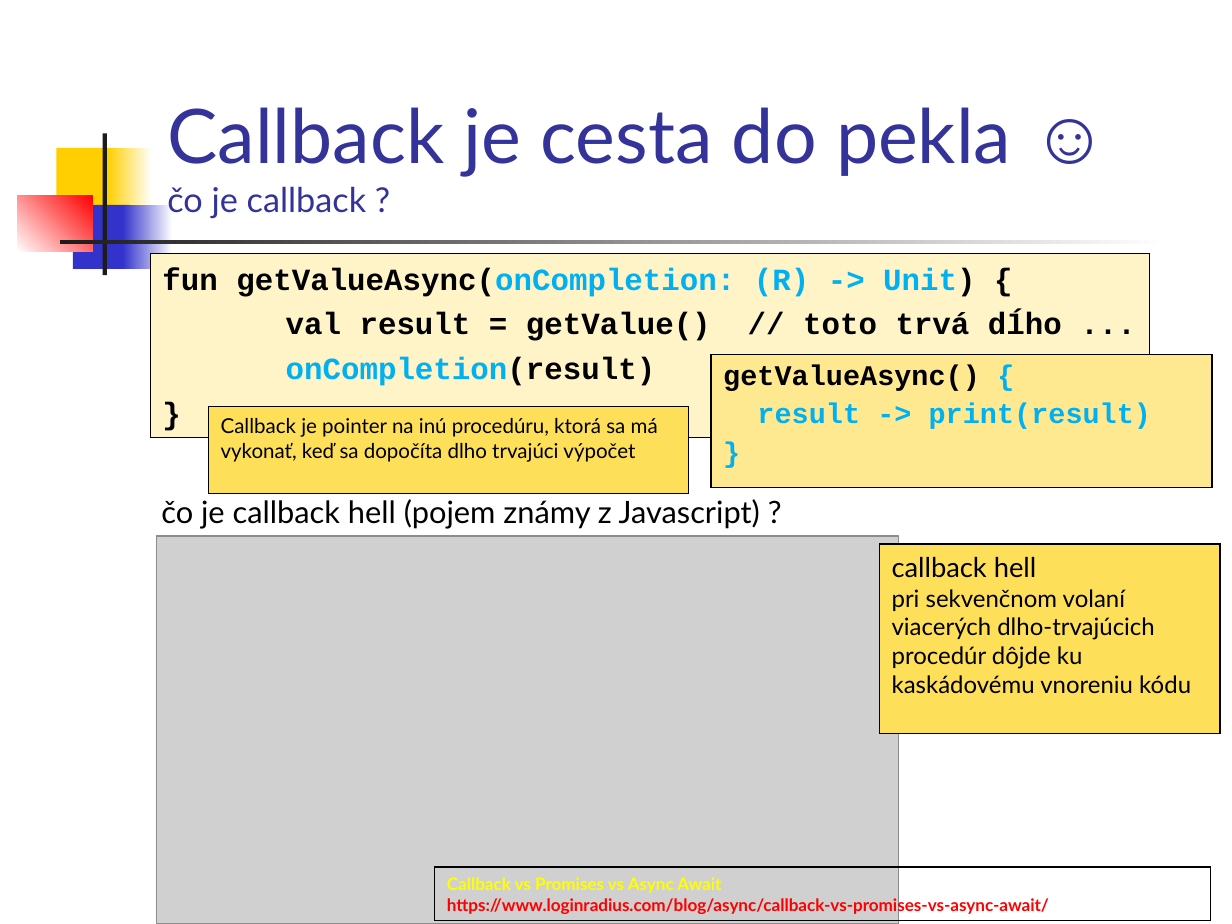
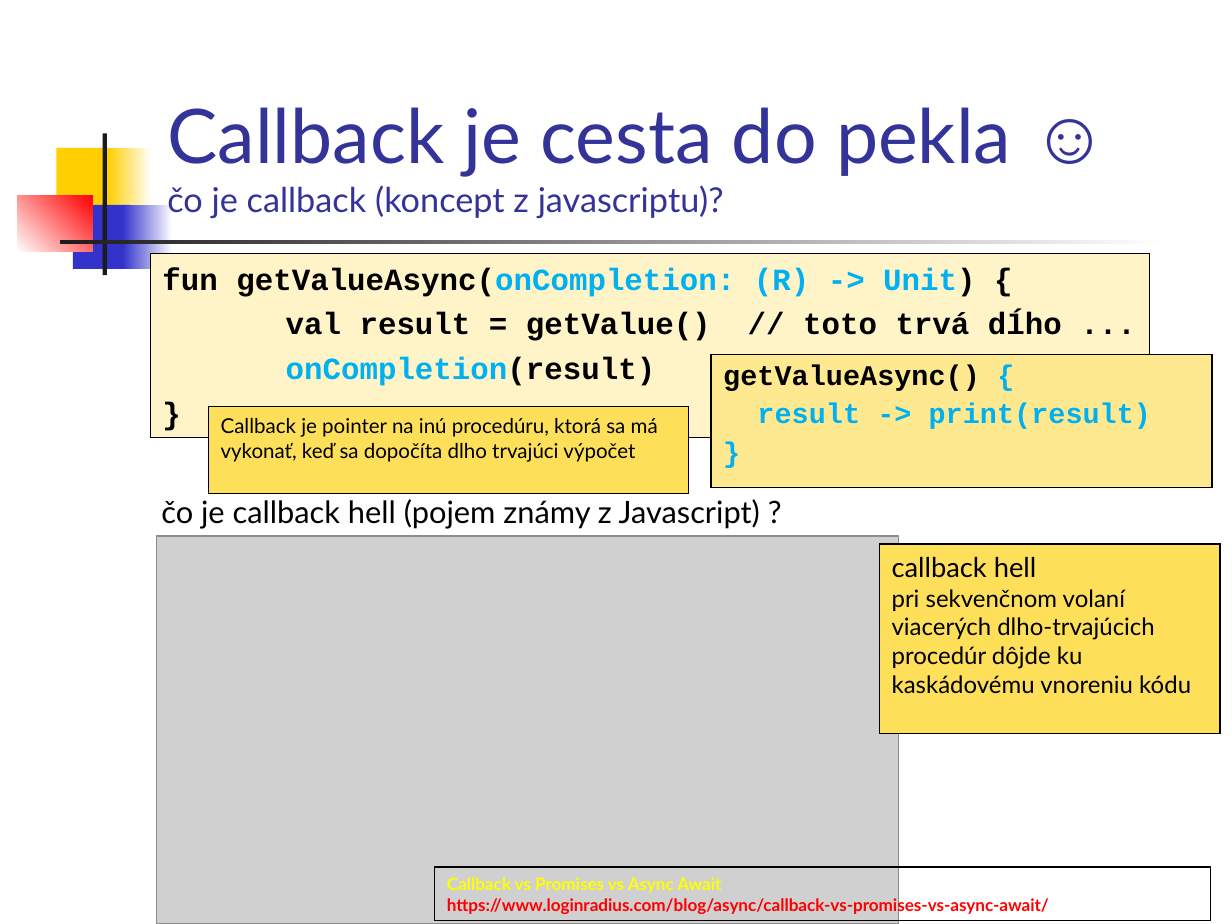
Before and after one commit to vmandro/Prednasky, a slide deck: slide 6 of 10/10_Android.ppt (slide 5 before the commit). Drawn at 1232x924 pixels with LibreOffice and Linux fonts; fonts in the diff are those of the drawing; grey boxes stand for pictures. Boxes give left, top, right and bottom in pixels: in the first picture for what was removed or moved away, otherwise in the second. Text is boxed around its words. In the diff, an @@ line names an element or a change of style, - is before the commit and + after.

```diff
--- a/10/10_Android.ppt
+++ b/10/10_Android.ppt
@@ title at <box>167,107,1011,219</box>: text changed; size 44 to 20 pt @@
-Callback je cesta do pekla ☺
-čo je callback ?
+Callback je cesta do pekla ☺
+čo je callback (koncept z javascriptu)?
```
Also in this commit, not shown: 7 other slides changed, 10 slides added, 4 other files.
